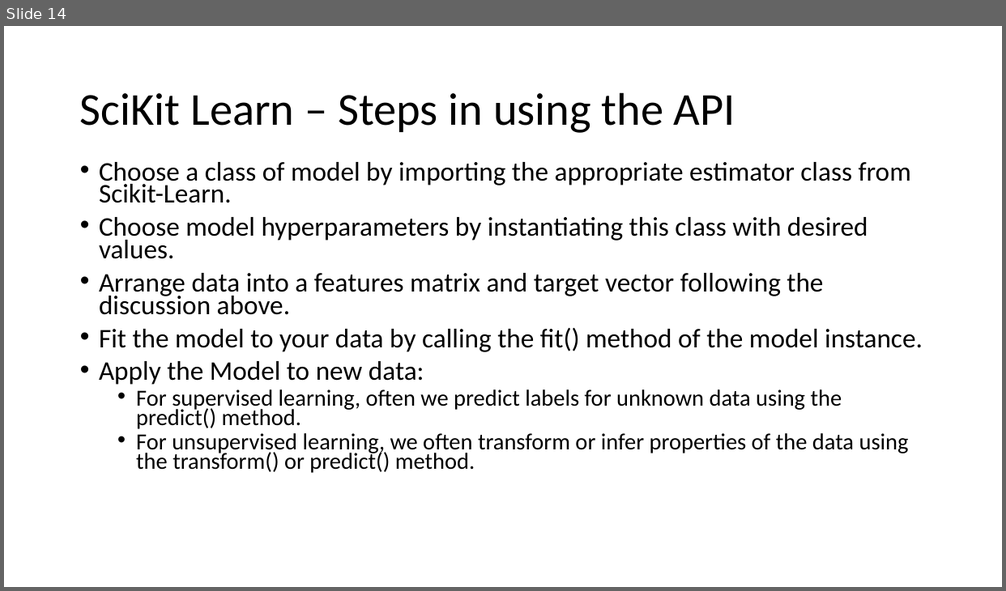
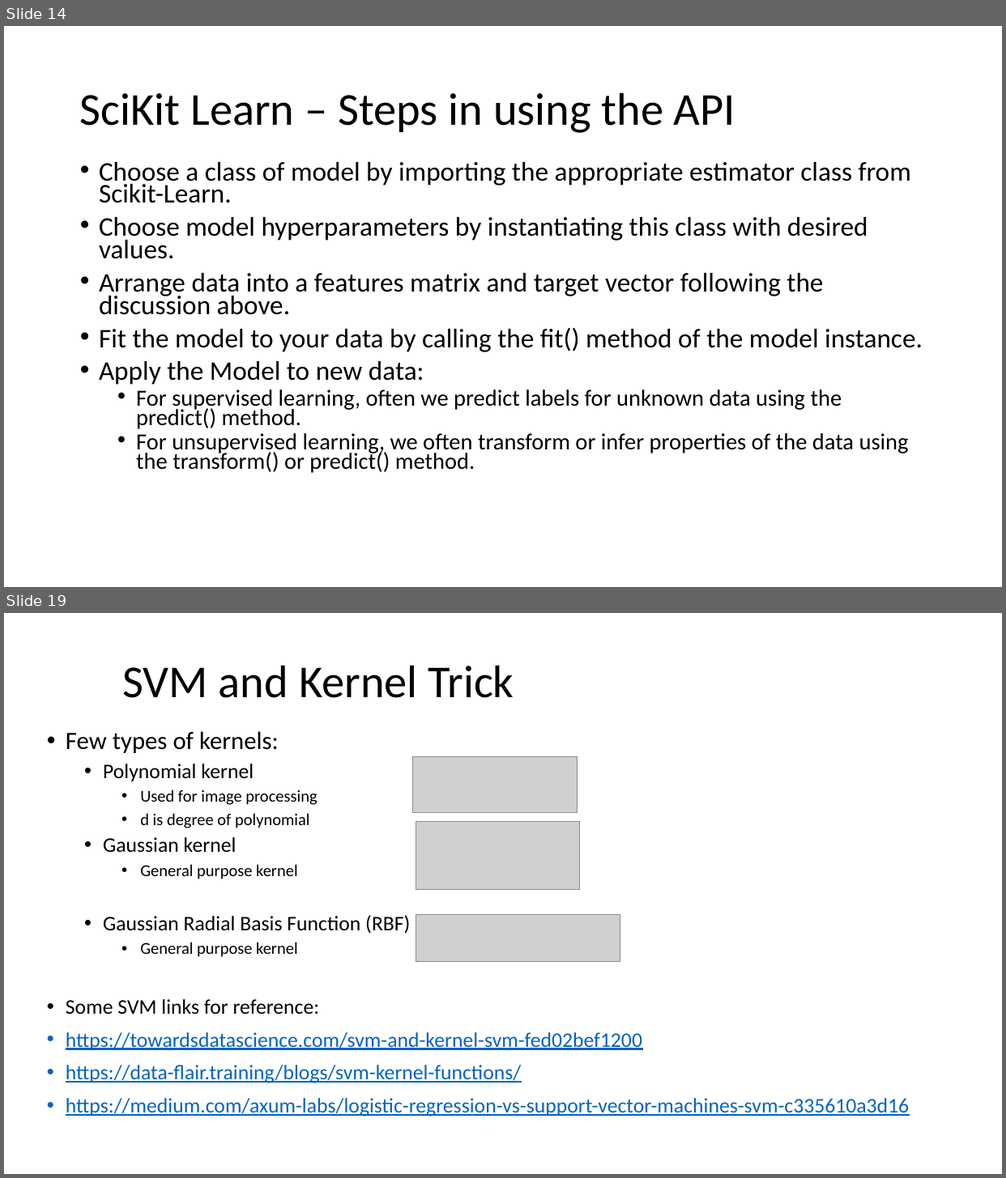
Before and after one commit to ppawar/ppawar.github.io, a slide deck: Spring2020/CSE351-S20/lectures/Python for Data Science - JakeVanderPlas.pptx. Shown one above the other, each under a label of ours: slide 14 before the commit, slides 14 and 19 after it; the slides between them are not shown. The pictures are 1006x591 and 1006x1178 pixels, drawn with LibreOffice and Linux fonts; fonts in the diff are those of the drawing; grey boxes stand for pictures. Boxes give left, top, right and bottom in pixels: in the first picture for what was removed or moved away, otherwise in the second. Text is boxed around its words. In the diff, an @@ line names an element or a change of style, - is before the commit and + after.

```diff
--- a/Spring2020/CSE351-S20/lectures/Python for Data Science - JakeVanderPlas.pptx
+++ b/Spring2020/CSE351-S20/lectures/Python for Data Science - JakeVanderPlas.pptx
@@ slide 19 added at box(4, 613, 1002, 1174), background #FFFFFF @@
@@ title added at box(122, 665, 513, 698), 44 pt, text #000000 @@
+SVM and Kernel Trick
@@ text added at box(66, 731, 909, 1117), 20 pt, text #0563C1, underline @@
+• Few types of kernels:
+  • Polynomial kernel
+    • Used for image processing
+    • d is degree of polynomial
+  • Gaussian kernel
+    • General purpose kernel
+  • Gaussian Radial Basis Function (RBF)
+    • General purpose kernel
+• Some SVM links for reference:
+• https://towardsdatascience.com/svm-and-kernel-svm-fed02bef1200
+• https://data-flair.training/blogs/svm-kernel-functions/
+• https://medium.com/axum-labs/logistic-regression-vs-support-vector-machines-svm-c335610a3d16
@@ picture added at box(414, 756, 577, 813) @@
@@ picture added at box(415, 822, 580, 889) @@
@@ picture added at box(415, 914, 620, 963) @@
```
Also in this commit, not shown: 11 other slides added, 1 other file.
